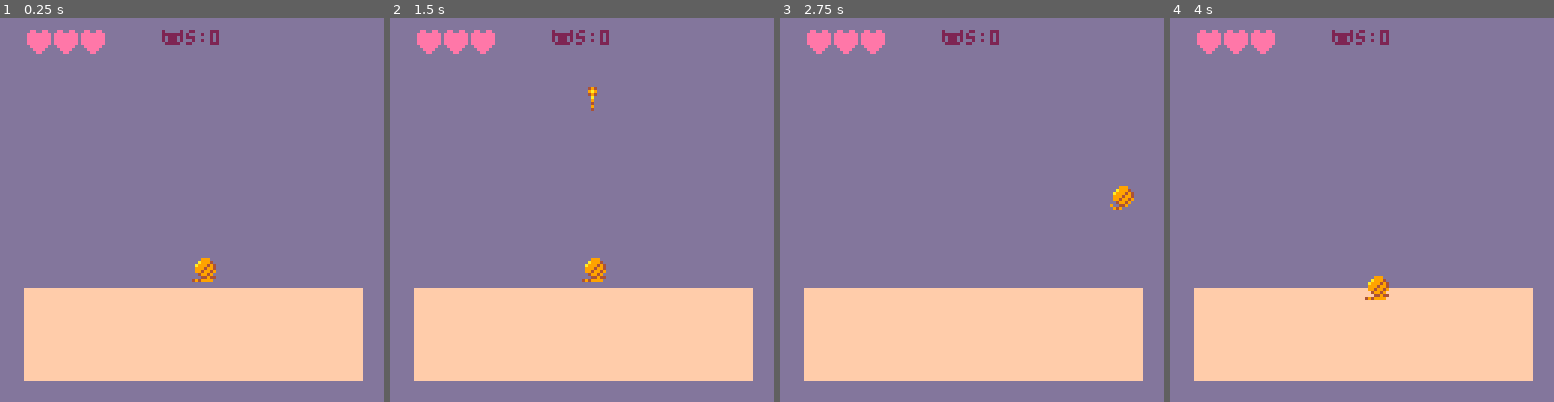
Above: before the commit, frames 1-4 (left to right).
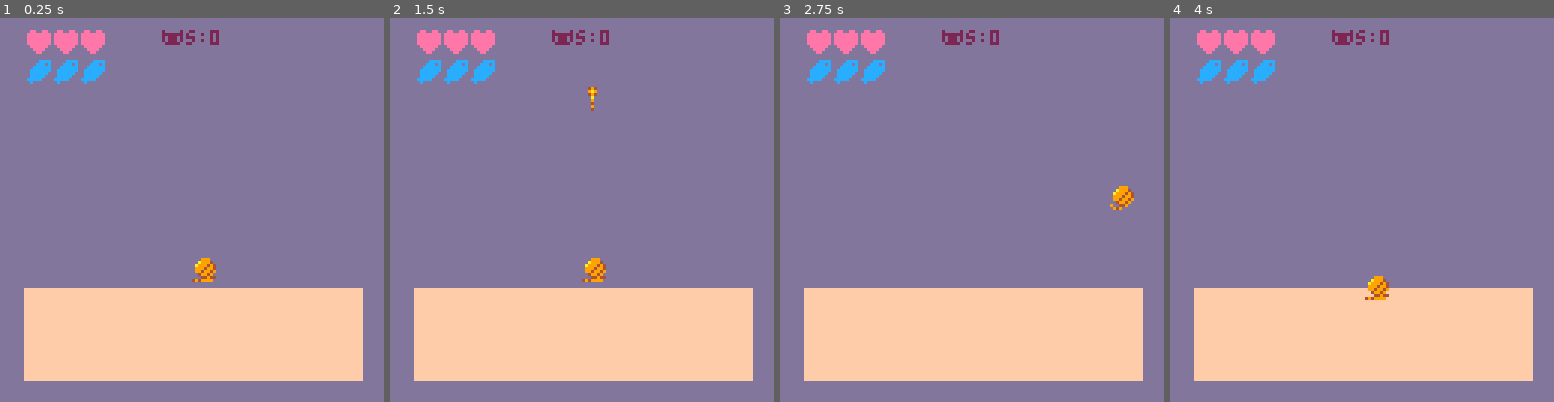
Above: after the commit, the same moments.

Repository: maleker86/LazyGameDev-Shooter
Game: PICO-8 cartridge yarn.p8
Two runs of this game, one before a commit and one after it. Both use one fixed random seed, a clock stepped at 60 frames per second and the inputs below.
Inputs:
- Up to frame 1 (0.25 s): no input
- Up to frame 2 (1.5 s): tap X (X key) at 0.33, 1.07 s
- Up to frame 3 (2.75 s): hold Right 1.6-2.1 s; tap X (X key) at 1.85 s; hold Up 2.15-2.42 s; hold Right from 2.47 s (still down)
- Up to frame 4 (4 s): tap X (X key) at 2.97 s; release Right at 3.03 s; hold Left 3.08-3.58 s; hold Down 3.63-3.97 s

The runs differ from the first frame. In frame 1, 0.7% of the frame differs, in the area x 7-28%, y 10-18%; in frame 2, 0.7%; in frame 3, 0.7%; in frame 4, 0.7%.

Commit message:
imp'd doggie zone fish bombs instead of going to bed

Diff:
--- a/yarn.p8
+++ b/yarn.p8
@@ -8,6 +8,7 @@
  -- variables
  score=0
  lives=3
+ bombs=3
 
  shipspr = 1
 
@@ -93,13 +94,22 @@
 	--spr(6,box1x+10,box2y-10)
 --	circ(25,25,50,)
 
+ --draw lives
  for i=1,3 do
   if lives>=i then
    spr(20,i*9,4)
   else
    spr(21,i*9,4)
   end
+ end
 
+ --draw bombs
+ for i=1,3 do
+  if bombs>=i then
+   spr(22,i*9,14)
+  else
+   spr(23,i*9,14)
+  end
  end
 
 
@@ -115,14 +125,14 @@
 0070070000499490000400000022000000044000005ee500400000000ccccc00000090000000000049940000000001100440000000000000000000700d000000
 00000000000449440009000002882000004ee400006ee6004444444000000000000090000000000044440000000001100440000000444444000000c00d000000
 000000004949999000040000002200000004400000055000400000400000000000099900000000004444000000001001044000000004444000000000dd000000
-ddddddd00000000000099900009990000ee00ee00ee00ee000000000000000000000000000000000000000000000000000000000000000000000000000000000
-000000d00004900000a999400a999400eeeeeeeee00ee00e00000000000000000000000000000000000000000000000000000000000000000000000000000000
-000000d000a000000a999494a9994940eeeeeeeee000000e00000000000000000000000000000000000000000000000000000000000000000000000000000000
-000000d0009000000999499499949940eeeeeeeee000000e00000000000000000000000000000000000000000000000000000000000000000000000000000000
-000000d0009a00000994994999499490eeeeeeeee000000e00000000000000000000000000000000000000000000000000000000000000000000000000000000
-000000d00000940000499490049949000eeeeee00e0000e000000000000000000000000000000000000000000000000000000000000000000000000000000000
-000000d00000a900900449000044900900eeee0000e00e0000000000000000000000000000000000000000000000000000000000000000000000000000000000
-000000dd000900000949000000094940000ee000000ee00000000000000000000000000000000000000000000000000000000000000000000000000000000000
+ddddddd00000000000099900009990000ee00ee00ee00ee00000cccc00000fff0000000000000000000000000000000000000000000000000000000000000000
+000000d00004900000a999400a999400eeeeeeeee00ee00e000ccc0c000f0f0f0000000000000000000000000000000000000000000000000000000000000000
+000000d000a000000a999494a9994940eeeeeeeee000000e00cccccc000f0fff0000000000000000000000000000000000000000000000000000000000000000
+000000d0009000000999499499949940eeeeeeeee000000e0ccccccc0f00f0000000000000000000000000000000000000000000000000000000000000000000
+000000d0009a00000994994999499490eeeeeeeee000000e0cccccc00f0f0ff00000000000000000000000000000000000000000000000000000000000000000
+000000d00000940000499490049949000eeeeee00e0000e00ccccc0000f000000000000000000000000000000000000000000000000000000000000000000000
+000000d00000a900900449000044900900eeee0000e00e00ccccc000ff0ff0000000000000000000000000000000000000000000000000000000000000000000
+000000dd000900000949000000094940000ee000000ee0000c0000000f0000000000000000000000000000000000000000000000000000000000000000000000
 00000000000000000000000000000000000000000000000000000000000000000000000000000000000000000000000000000000000000000000000000000000
 00000000000000000000000000000000000000000000000000000000000000000000000000000000000000000000000000000000000000000000000000000000
 00000000000000000000000000000000000000000000000000000000000000000000000000000000000000000000000000000000000000000000000000000000
